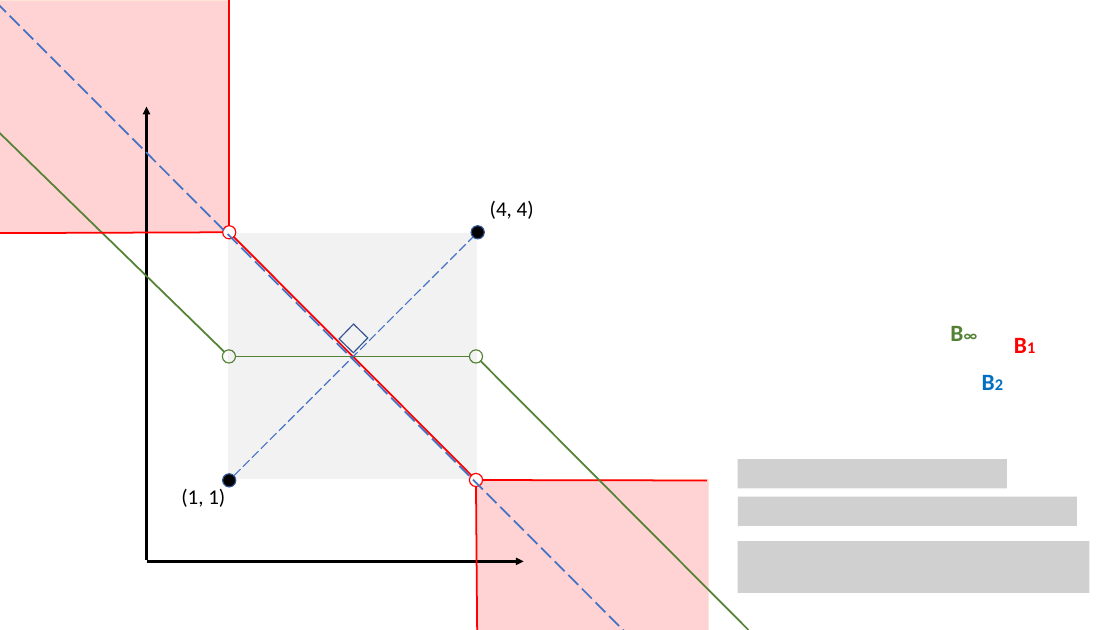
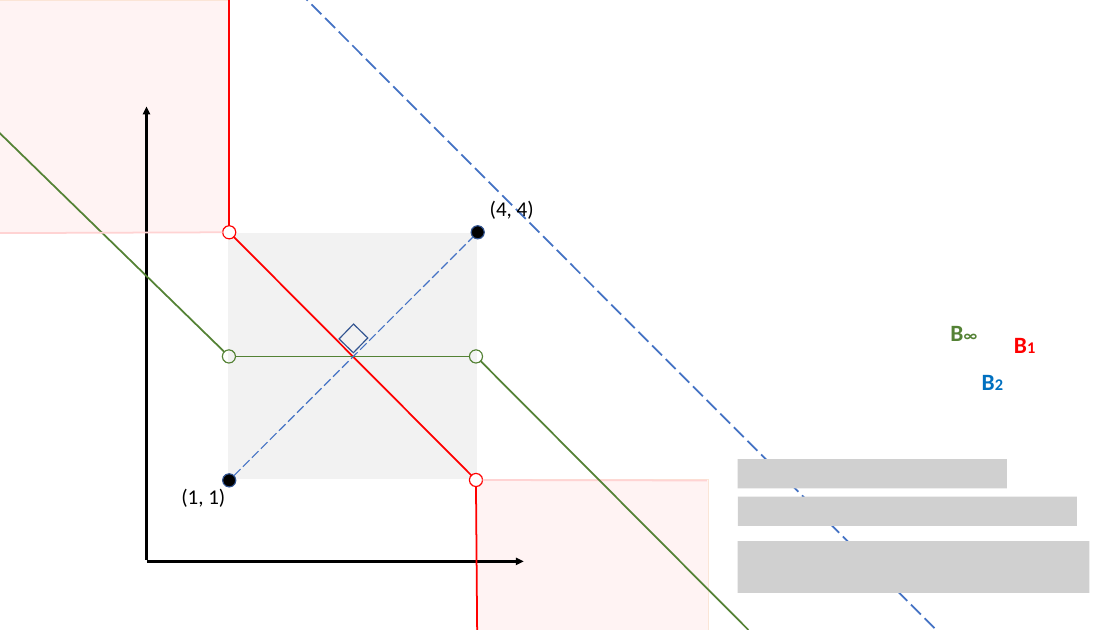
Before and after one commit to atrinh1996/CS163Fall2022, a slide deck: slide 20 of HW/HW4/images/hw4.pptx (slide 17 before the commit). Drawn at 1120x630 pixels with LibreOffice and Linux fonts; fonts in the diff are those of the drawing; grey boxes stand for pictures. Boxes give left, top, right and bottom in pixels: in the first picture for what was removed or moved away, otherwise in the second. Text is boxed around its words. In the diff, an @@ line names an element or a change of style, - is before the commit and + after.

```diff
--- a/HW/HW4/images/hw4.pptx
+++ b/HW/HW4/images/hw4.pptx
@@ rectangle at (x1=0, y1=0, x2=229, y2=233): fill #FFD3D3 to #FFF3F3 @@
@@ line moved from (647, 630) - (0, 0) to (949, 630) - (294, 0) @@
@@ line (0, 234) - (223, 233): stroke #FF0000 1.5 pt to #FFD3D3 1.5 pt @@
@@ rectangle at (x1=477, y1=480, x2=709, y2=630): fill #FFD3D3 to #FFF3F3 @@
@@ line (483, 480) - (707, 481): stroke #FF0000 1.5 pt to #FFD3D3 1.5 pt @@
```
Also in this commit, not shown: 11 other slides changed, 5 slides added, 24 other files.
